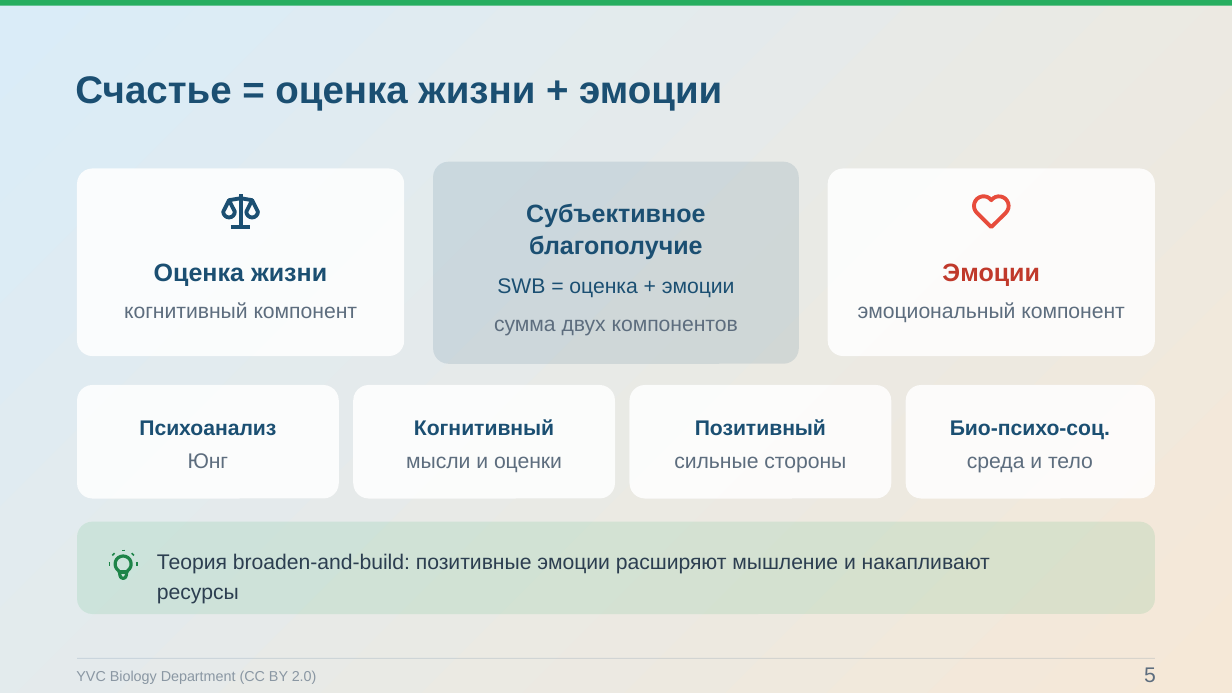
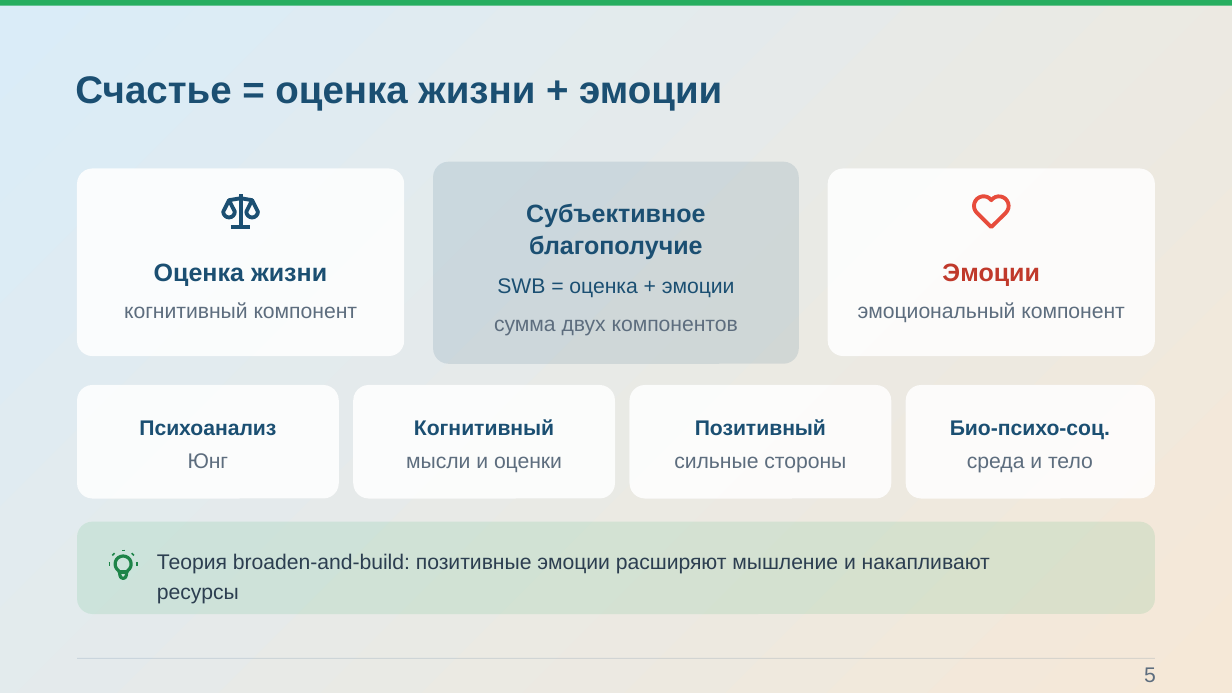
Before and after one commit to Pavel1778/Presentation-happy, a slide deck: slide 5 of Konceptsiya_schastya_static.pptx. Drawn at 1232x693 pixels with LibreOffice and Linux fonts; fonts in the diff are those of the drawing; background and template pictures are left out. Boxes give left, top, right and bottom in pixels: in the first picture for what was removed or moved away, otherwise in the second. Text is boxed around its words. In the diff, an @@ line names an element or a change of style, - is before the commit and + after.

```diff
--- a/Konceptsiya_schastya_static.pptx
+++ b/Konceptsiya_schastya_static.pptx
@@ text removed at (76, 671, 317, 684) @@
-YVC Biology Department (CC BY 2.0)
```
Also in this commit, not shown: 10 other slides changed, 37 other files.
